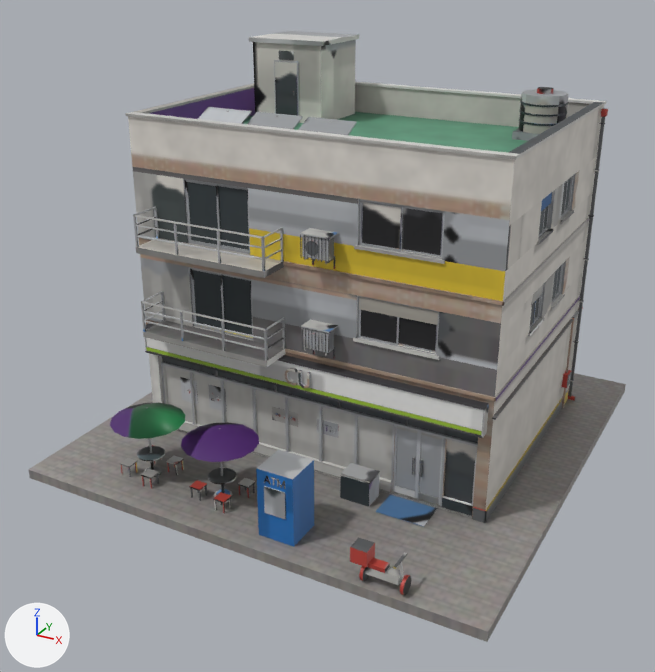
The FBX model cs2_ilsan/CS2Assets/IlsanCU/IlsanCU.fbx: old version first, new version second.
Camera for both pictures: a 50 mm camera at (13.1, -25.74, 16.11) aimed at (-0.32, -1.35, 3.92). Every picture has the same lights, and +X, +Y and +Z are marked at lower left. The older version comes first. Where no turn or scale is listed for an object, it has been applied to the vertices.

Names of what the first picture shows: 'IlsanCU'.
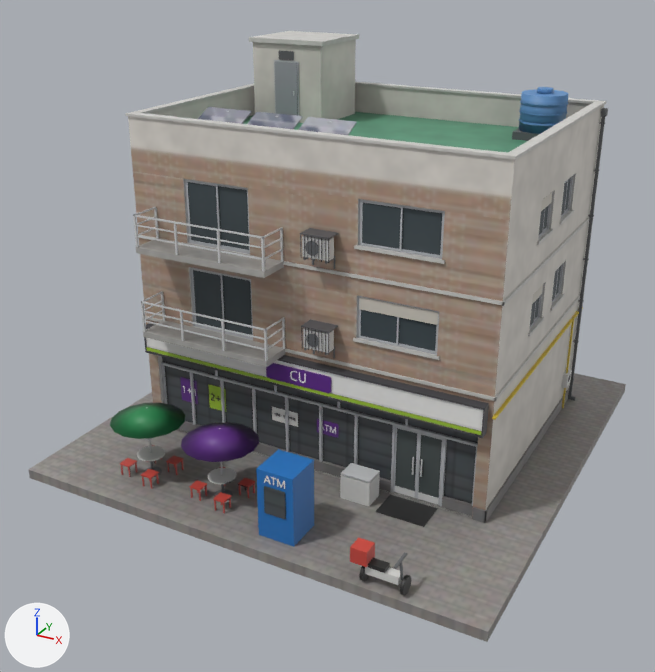
What differs and where, as boxes (x1, y1, x2, y2) in the pictures (655 x 672 px; the box of a moved part takes in the faces that stretch with it):
part 1 of me_ilsancu, added (purple)
    after: (266, 363, 331, 393)
part 2 of me_ilsancu, moved or reshaped
    before: (285, 368, 311, 388)
    after: (290, 371, 306, 383)
part 3 of me_ilsancu, surface changed
    both: (110, 31, 608, 595)

Diff of the bpy script that builds the scene:
```diff
--- a/cs2_ilsan/CS2Assets/IlsanCU/IlsanCU.fbx.py
+++ b/cs2_ilsan/CS2Assets/IlsanCU/IlsanCU.fbx.py
@@ me_ilsancu @@
 # used by ob_ilsancu; location = (0.0, 0.0, 0.0)
-me_ilsancu.from_pydata(...)  # 10698 vertices, 16534 faces; spans x -7.9..7.9, y -7.9..7.9, z -0.3..12.9
+me_ilsancu.from_pydata(...)  # 10754 vertices, 16616 faces; spans x -7.9..7.9, y -7.9..7.9, z -0.3..12.9
+# me_ilsancu part 1: a new loose piece of 56 vertices spanning x -1.2..1.2, y -3.8, z 3.2..3.8, in mat_ilsancu
+# me_ilsancu part 2: 69 vertices moved from x -0.4..0.4, y -3.9..-3.8, z 3.3..3.8 to x -0.3..0.3, y -3.8, z 3.4..3.7; 514 vertices removed from x -0.4..0.4, y -3.9..-3.8, z 3.2..3.8; 514 vertices added at x -0.3..0.3, y -3.8, z 3.4..3.7
+# me_ilsancu part 3: 14884 kept faces spanning x -7.2..6.6, y -7.9..6.1, z 0.0..12.9 get new texture (UV) coordinates
+# other edits to the shape of me_ilsancu do not show in these pictures
 me_ilsancu.materials.append(mat_ilsancu)
```
